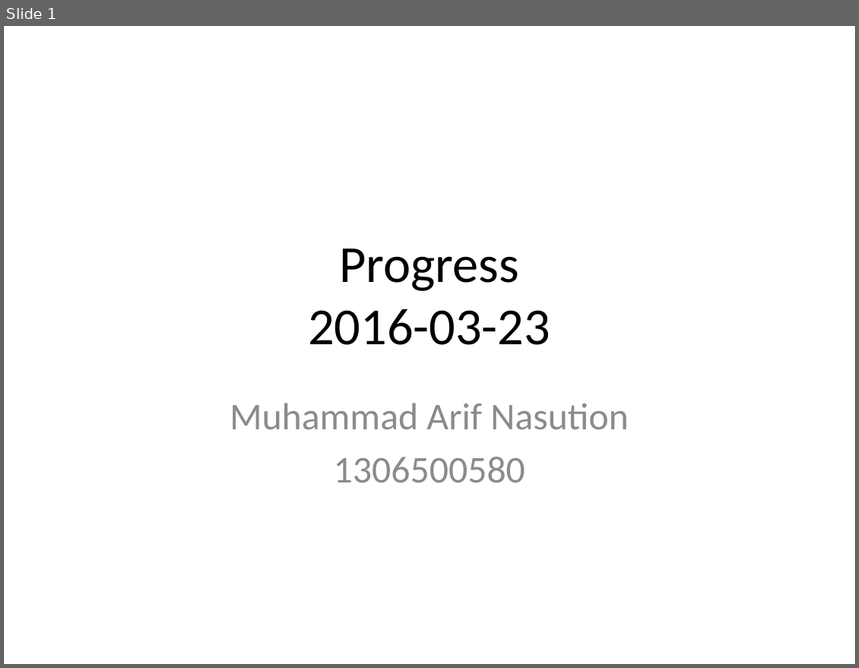
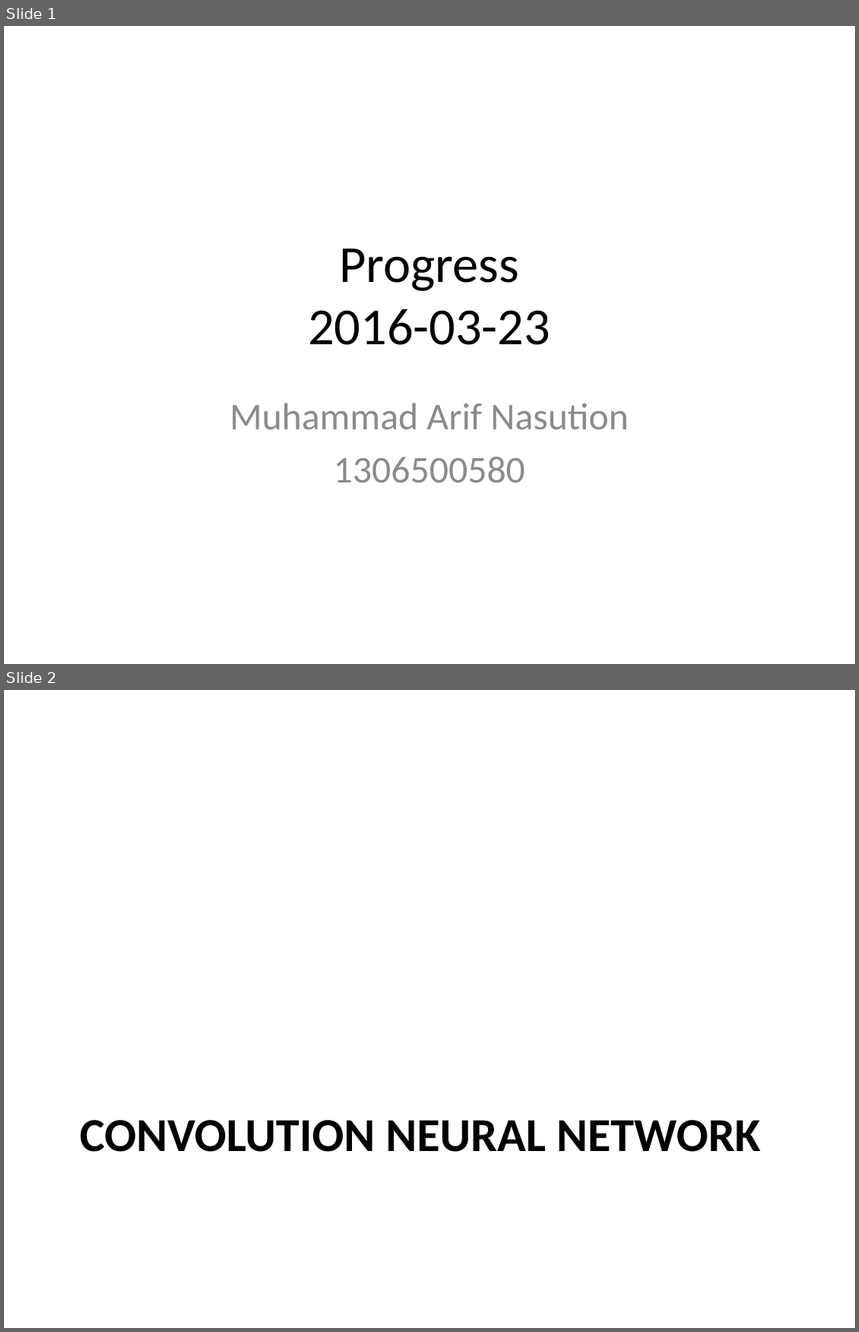
Before and after one commit to marifnst/ThesisDoc, a slide deck: 20160323 progress.pptx. Shown one above the other, each under a label of ours: slide 1 before the commit, slides 1 and 2 after it. The pictures are 859x668 and 859x1332 pixels, drawn with LibreOffice and Linux fonts; fonts in the diff are those of the drawing. Boxes give left, top, right and bottom in pixels: in the first picture for what was removed or moved away, otherwise in the second. Text is boxed around its words. In the diff, an @@ line names an element or a change of style, - is before the commit and + after.

```diff
--- a/20160323 progress.pptx
+++ b/20160323 progress.pptx
@@ slide 2 added at [4,690,855,1328], background #FFFFFF @@
@@ title added at [80,1120,761,1152], 40 pt, text #000000, bold @@
+CONVOLUTION NEURAL NETWORK
```
Also in this commit, not shown: 1 slide changed, 2 other slides added, 3 slides removed, 3 other files.
